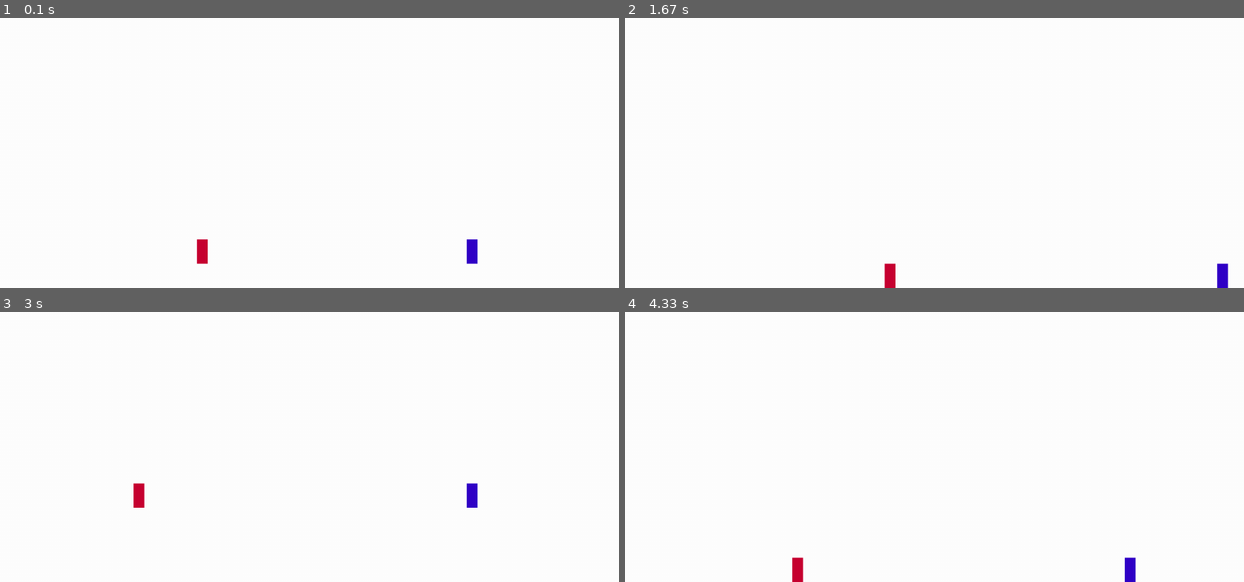
Above: before the commit, frames 1-4 (two rows, left to right).
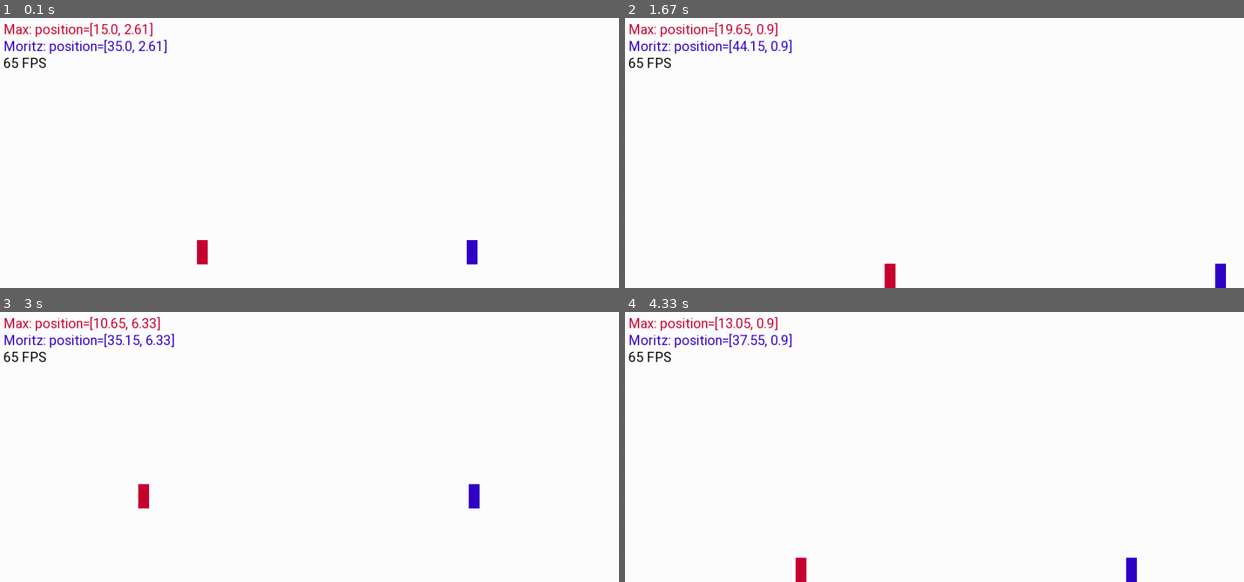
Above: after the commit, the same moments.

Repository: dostuffthatmatters/pygame-jump-n-run
Game: pygame game, started from run.py
The game is run twice, just before and just after one commit, with the same random seed, the same clock (stepped at 60 frames per second) and the same inputs.
Inputs:
- Up to frame 1 (0.1 s): no input
- Up to frame 2 (1.67 s): hold Right 0.33-0.8 s; hold Up 0.83-1.13 s; hold W 0.83-1.13 s; hold Right 1.17-1.63 s; hold D 1.17-1.63 s
- Up to frame 3 (3 s): hold Left 1.67-2.2 s; hold A 1.67-2.2 s; hold Left 2.23-2.63 s; hold A 2.23-2.63 s; hold Up from 2.67 s (still down); hold W from 2.67 s (still down)
- Up to frame 4 (4.33 s): release Up at 3.03 s; release W at 3.03 s; hold Right 3.07-3.7 s; hold D 3.07-3.7 s; hold Left 3.73-4.2 s; hold A 3.73-4.2 s; hold Right from 4.23 s (still down); hold D from 4.23 s (still down)

The runs differ from the first frame. In frame 1, 1.1% of the frame differs, in the area x 0-78%, y 1-92%; in frame 2, 1.2%; in frame 3, 1.4%, in the area x 0-78%, y 1-73%; in frame 4, 1.3%.

Commit message:
Only store a limited number of decimal places of coordinates, print text to screen and add example video

Diff:
--- a/game/engine/constants.py
+++ b/game/engine/constants.py
@@ -7,6 +7,8 @@
 RUN_VELOCITY = 10  # m/s
 JUMP_HEIGHT = 6  # meter
 JUMP_VELOCITY = math.sqrt(2 * GRAVITY * JUMP_HEIGHT)  # m/s
+
+COORDINATE_PRECISION = 2  # Decomals places of coordinates being stored
 
 """
 The game's physics-calculations are accurate, however:
--- a/game/v1/main.py
+++ b/game/v1/main.py
@@ -1,5 +1,5 @@
 import pygame
-from pygame import K_w, K_a, K_s, K_d, K_UP, K_LEFT, K_DOWN, K_RIGHT
+from pygame.constants import *
 from game.engine.game import Game
 from game.engine.constants import *
 
@@ -12,6 +12,17 @@
 
 def draw(game):
     game.draw_background()
+
+    player_count = len(Player.instances)
+    for i in range(player_count):
+        player = Player.instances[i]
+        game.draw_text(
+            f"{player.name}: position={player.position}",
+            x_left=5, y_top=(5+(i*25)), font_size=20, color=player.color
+        )
+
+    game.draw_text(f"{game.fps} FPS", x_left=5, y_top=(5+(player_count*25)), font_size=20)
+
     Player.draw_all(game)
     game.update()
 
@@ -20,7 +31,7 @@
     game = Game(
         width=50 * SCALING_FACTOR,
         height=20 * SCALING_FACTOR,
-        print_fps=True, max_fps=60
+        print_fps=False, max_fps=65
     )
 
     player_1 = Player(
--- a/game/v1/player.py
+++ b/game/v1/player.py
@@ -1,6 +1,6 @@
 
 import pygame
-from pygame import K_UP, K_DOWN, K_LEFT, K_RIGHT
+from pygame.constants import *
 from engine.constants import *
 
 class Player:
@@ -69,6 +69,7 @@
             new_velocity[0] = -RUN_VELOCITY
         elif self.keypressed['RIGHT'] and not self.keypressed['LEFT']:
             new_velocity[0] = +RUN_VELOCITY
+
         self.velocity = new_velocity
 
         new_position = [
@@ -85,7 +86,9 @@
             if new_position[0] > ((game.width/SCALING_FACTOR) - (self.width/2)):
                 self.velocity[0] = 0.0
                 new_position[0] = ((game.width/SCALING_FACTOR) - (self.width/2))
-        self.position = new_position
+
+        self.velocity = [round(v, COORDINATE_PRECISION) for v in self.velocity]
+        self.position = [round(p, COORDINATE_PRECISION) for p in new_position]
 
     @staticmethod
     def update_all(timedelta, game=None):
Not shown, changed: README.md
Not shown, added: examples/v1.mp4
